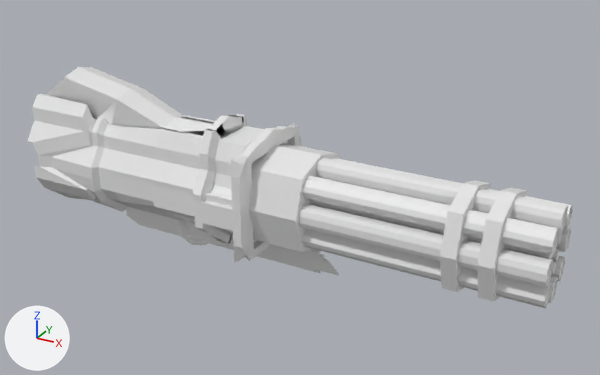
The FBX model Assets/Art/Hellfire Gatling.fbx, before and after one commit.
Before and after are seen from a 50 mm camera at (67.1, -93.0, 57.0) aimed at (15.0, 1.7, 9.6). Lighting does not change. The marker at lower left points along +X, +Y and +Z. Where no turn or scale is listed for an object, it has been applied to the vertices. Vertices at the same position are counted once.

Before the edit, the objects in view are built like this:
```python
mat_material = principled_material('Material')
mat_material.base_color = (0.8, 0.8, 0.8)  # white #e7e7e7
me_cube = bpy.data.meshes.new('Cube')
me_cube.from_pydata(...)  # 727 vertices, 712 faces; spans x -20.0..30.6, y -8.5..8.5, z -2.6..22.6
me_cube.materials.append(mat_material)  # white #e7e7e7
me_cube_005 = bpy.data.meshes.new('Cube.005')
me_cube_005.from_pydata(...)  # 54 vertices, 48 faces; spans x -1.1..33.7, y -7.0..7.0, z -7.0..7.0
me_cube_006 = bpy.data.meshes.new('Cube.006')
me_cube_006.from_pydata(...)  # 836 vertices, 802 faces; spans x -1.0..39.7, y -6.3..6.3, z -6.3..6.4
ob_barrels = bpy.data.objects.new('Barrels', me_cube_006)
ob_barrels.location = (12.0, 0.0, 9.0)
ob_gun_barrel_support = bpy.data.objects.new('Gun Barrel Support', me_cube_005)
ob_gun_barrel_support.location = (12.0, 0.0, 9.0)
ob_gun_base = bpy.data.objects.new('Gun Base', me_cube)
ob_gun_base.location = (-8.5, 0.0, 0.0)
```
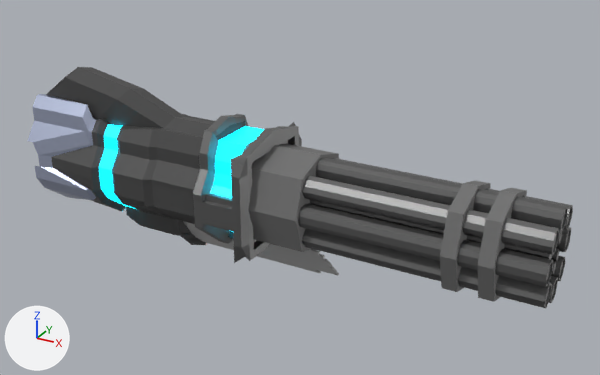
Patch to the scene script:
```diff
--- a/Assets/Art/Hellfire Gatling.fbx.py
+++ b/Assets/Art/Hellfire Gatling.fbx.py
@@ mat_material @@
 mat_material = principled_material('Material')
-mat_material.base_color = (0.8, 0.8, 0.8)  # white #e7e7e7
+mat_material.base_color = (0.227, 0.227, 0.227)  # grey #838383
+mat_material.metallic = 1.0
@@ mat_engine @@
+mat_engine = principled_material('Engine')
+mat_engine.base_color = (0.691, 0.762, 1.0)  # white #d9e2ff
+mat_engine.metallic = 1.0
+mat_engine.roughness = 0.295
@@ mat_outline2 @@
+mat_outline2 = principled_material('Outline2')
+mat_outline2.base_color = (0.0, 0.05, 0.08)  # dark cyan #003f50
+mat_outline2.emission_color = (0.000193, 0.71, 1.0)  # cyan #01dbff
+mat_outline2.emission_strength = 3.4
@@ mat_outline_001 @@
+mat_outline_001 = principled_material('Outline.001')
+mat_outline_001.base_color = (0.0578, 0.0578, 0.0578)  # black #444444
@@ mat_blade @@
+mat_blade = principled_material('Blade')
+mat_blade.base_color = (0.497, 0.497, 0.497)  # grey #bbbbbb
+mat_blade.metallic = 0.693
@@ me_cube_006 @@
 me_cube_006.from_pydata(...)  # 836 vertices, 802 faces; spans x -1.0..39.7, y -6.3..6.3, z -6.3..6.4
+me_cube_006.materials.append(mat_material_001)  # grey #777777
@@ me_cube @@
-me_cube.from_pydata(...)  # 727 vertices, 712 faces; spans x -20.0..30.6, y -8.5..8.5, z -2.6..22.6
+me_cube.from_pydata(...)  # 823 vertices, 806 faces; spans x -20.0..30.6, y -8.5..8.5, z -2.6..22.6
+# me_cube part 1
+# 147 faces are deleted
+# 60 vertices are added at x -3.2..20.3, y -7.0..7.0, z -1.6..16.5
+# 6 new vertices lie (-1.1, 0.7, 0.0) away from vertices in x 3.4, y 6.2..6.3, z 1.1..9.7
+# 6 new vertices lie (0.9, -0.5, 0.0) away from vertices in x -4.0, y -5.1..-4.6, z 4.1..14.1
+# 6 new vertices lie (0.9, 0.5, 0.0) away from vertices in x -4.0, y 4.6..5.1, z 4.1..14.1
+# 5 new vertices lie (-1.1, -0.7, 0.0) away from vertices in x 3.4, y -6.3..-6.2, z 5.4..9.7
+# 5 new vertices lie (5.4, 0.0, 0.0) away from vertices in x -3.1, y -5.1..5.1, z 1.1..14.1
+# 8 new vertices lie (4.5, 0.0, 0.0) away from vertices in x 13.4, y -2.1..1.9, z 0.5..1.7
+# 160 new faces join them, mat_outline_001 (black #444444)
+# 6 new faces join them, mat_outline2 (dark cyan #003f50)
+# 2 new faces join them, mat_screen (cyan #00b7e7)
+# 6 new faces join them, mat_base_frame (white #ffebeb)
+# 67 new faces join them, mat_material (grey #838383)
+# me_cube part 2: 24 faces spanning x 3.4..30.6, y -0.2..0.2, z -2.1..2.9 switch from mat_material (white #e7e7e7) to mat_blade (grey #bbbbbb)
+# me_cube part 3: 183 faces spanning x -18.9..13.4, y -7.1..7.1, z -2.6..22.6 switch from mat_material (white #e7e7e7) to mat_outline_001 (black #444444)
+# me_cube part 4: 73 faces spanning x -6.6..17.9, y -6.3..6.3, z -0.4..16.6 switch from mat_material (white #e7e7e7) to mat_outline2 (dark cyan #003f50)
+# me_cube part 5: 80 faces spanning x -20.0..-7.3, y -7.1..7.1, z 0.1..18.3 switch from mat_material (white #e7e7e7) to mat_engine (white #d9e2ff)
+me_cube.materials.append(mat_base_frame)  # white #ffebeb
+me_cube.materials.append(mat_screen)  # cyan #00b7e7
@@ me_cube_005 @@
 me_cube_005.from_pydata(...)  # 54 vertices, 48 faces; spans x -1.1..33.7, y -7.0..7.0, z -7.0..7.0
+me_cube_005.materials.append(mat_material_002)  # dark grey #6e6e6e
```

Boxes [x1, y1, x2, y2] around the edits, measured in the pictures (600 x 375 px):
'Gun Base', recoloured, surface changed, reshaped (white to grey): [27, 67, 339, 275] in both
'Barrels', recoloured (white to grey): [298, 158, 573, 308] in both
'Gun Barrel Support', recoloured (white to grey): [248, 144, 527, 302] in both
part 1 of me_cube, built on: before [112, 115, 271, 261]; after [112, 114, 271, 261]
part 2 of me_cube, recoloured: [183, 221, 339, 275] in both
part 3 of me_cube, recoloured (white to grey): [46, 67, 245, 245] in both
part 4 of me_cube, recoloured (white to cyan): [99, 124, 264, 209] in both
part 5 of me_cube, recoloured: [27, 94, 97, 200] in both
